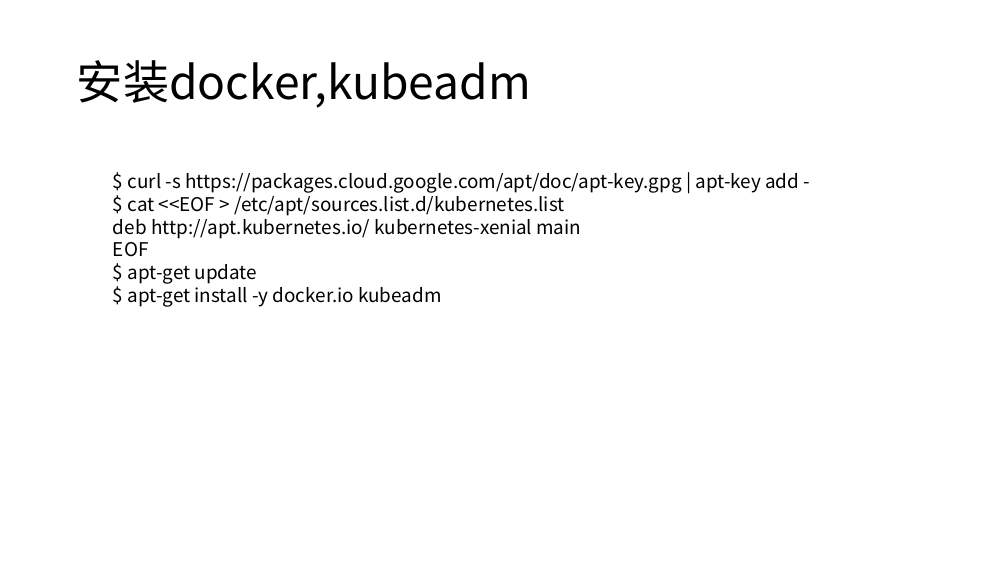
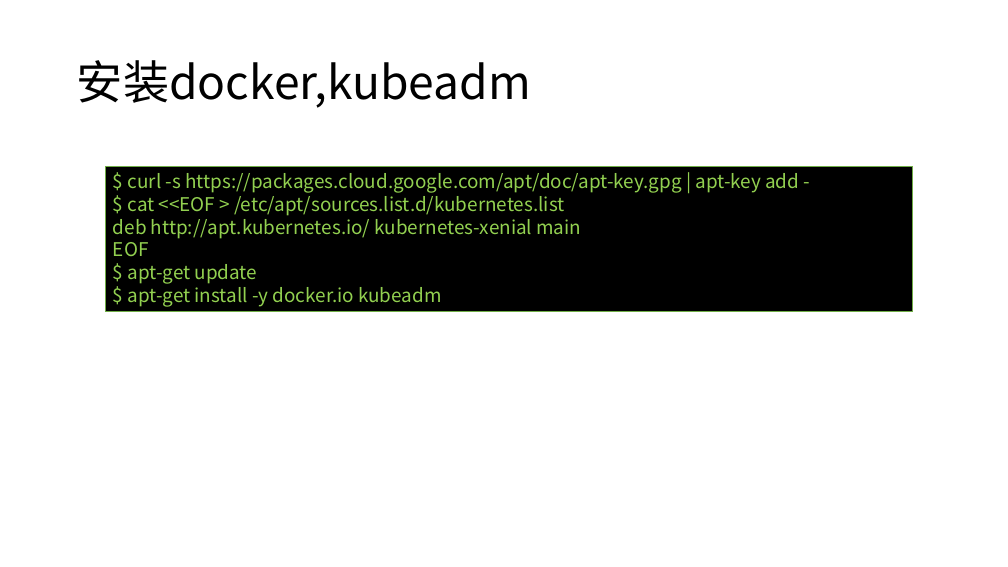
Before and after one commit to axzxs2001/Asp.NetCoreExperiment, a slide deck: slide 41 of Asp.NetCoreExperiment/kubernetes/kubernetes.pptx (slide 39 before the commit). Drawn at 1008x567 pixels with LibreOffice and Linux fonts; fonts in the diff are those of the drawing; background and template pictures are left out. Boxes give left, top, right and bottom in pixels: in the first picture for what was removed or moved away, otherwise in the second. Text is boxed around its words. In the diff, an @@ line names an element or a change of style, - is before the commit and + after.

```diff
--- a/Asp.NetCoreExperiment/kubernetes/kubernetes.pptx
+++ b/Asp.NetCoreExperiment/kubernetes/kubernetes.pptx
@@ rectangle "$ curl -s https://packages.cloud.google.com/apt/doc/apt-key. ...": place and size @@
-rectangle "$ curl -s https://packages.cloud.google.com/apt/doc/apt-key. ..." at box(113, 173, 799, 307)
+rectangle "$ curl -s https://packages.cloud.google.com/apt/doc/apt-key. ..." at box(106, 166, 913, 312)
@@ rectangle "$ curl -s https://packages.cloud.google.com/apt/doc/apt-key. ..." at box(106, 166, 913, 312): text colour #000000 to #92D050; fill none to #000000; outline none to #70AD47 1 pt @@
```
Also in this commit, not shown: 13 other slides changed, 5 slides added, 1 slide removed, 2 other files.
